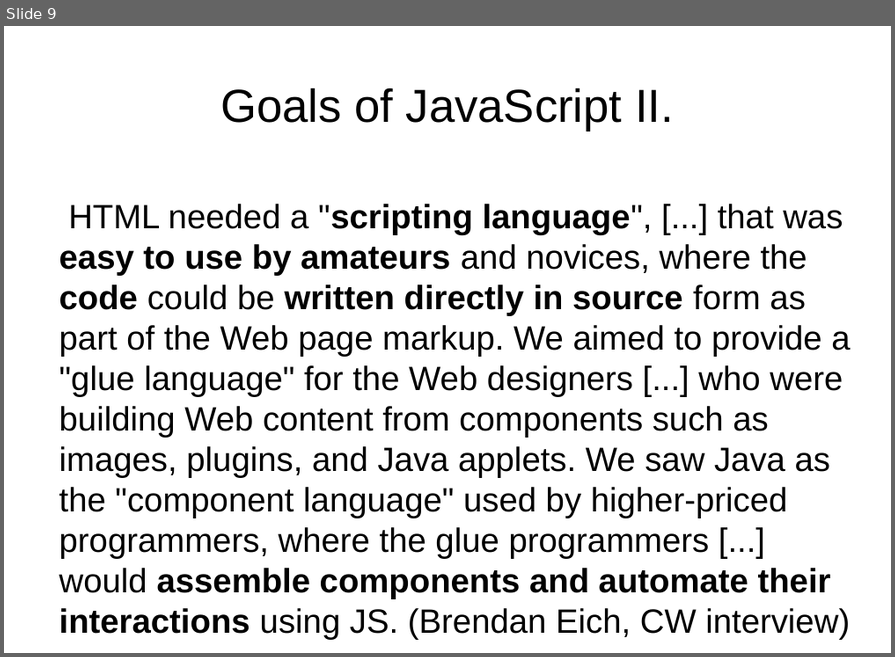
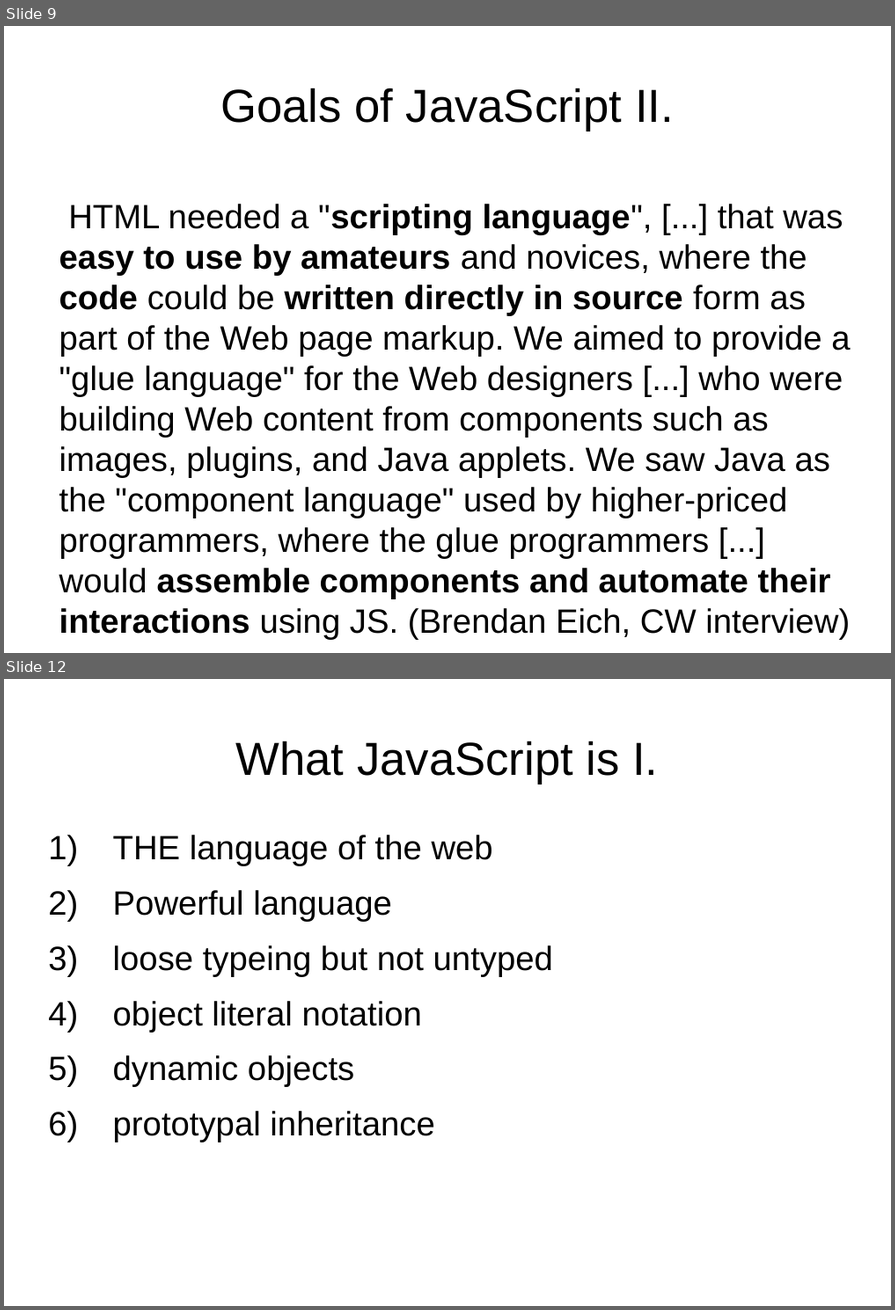
Before and after one commit to peterborkuti/other, a slide deck: JavaScriptBasics/jsbasics-slide.odp. Shown one above the other, each under a label of ours: slide 9 before the commit, slides 9 and 12 after it; the slides between them are not shown. The pictures are 895x657 and 895x1310 pixels, drawn with LibreOffice and Linux fonts; fonts in the diff are those of the drawing. Boxes give left, top, right and bottom in pixels: in the first picture for what was removed or moved away, otherwise in the second. Text is boxed around its words. In the diff, an @@ line names an element or a change of style, - is before the commit and + after.

```diff
--- a/JavaScriptBasics/jsbasics-slide.odp
+++ b/JavaScriptBasics/jsbasics-slide.odp
@@ slide 12 added at (4, 679, 891, 1306), background #FFFFFF @@
@@ title added at (236, 741, 658, 784), 44 pt, text #000000 @@
+What JavaScript is I.
@@ text added at (113, 835, 553, 1143), 32 pt, text #000000 @@
+1) THE language of the web
+2) Powerful language
+3) loose typeing but not untyped
+4) object literal notation
+5) dynamic objects
+6) prototypal inheritance
```
Also in this commit, not shown: 7 slides changed, 8 other slides added, 2 other files.
